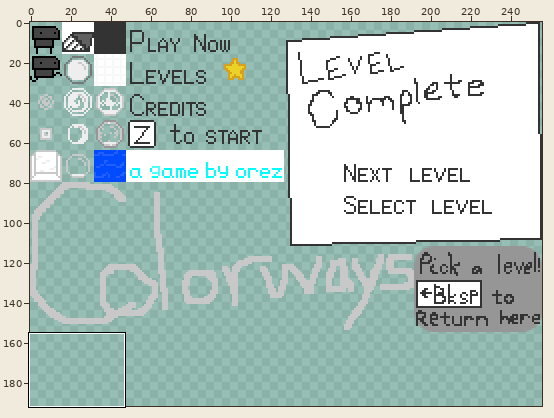
Two states of a sprite sheet, bin/spritesheet.png. The first picture is a wide view before the edit; the outline marks the close-up.
Close-up. Old version:
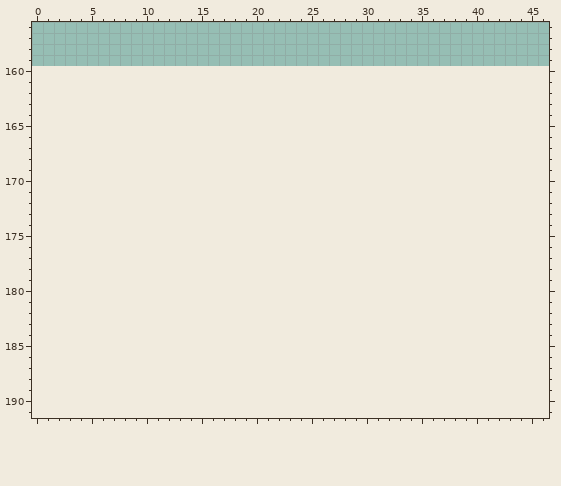
The file is 256x160 pixels. Pixels under 10% opacity are left out. Colours within 5 levels of each other are drawn and written as one. Shown: x 0..46, y 156..191. The old version is drawn lined up with the new one, on the new canvas.
Palette (. is transparent): 
After:
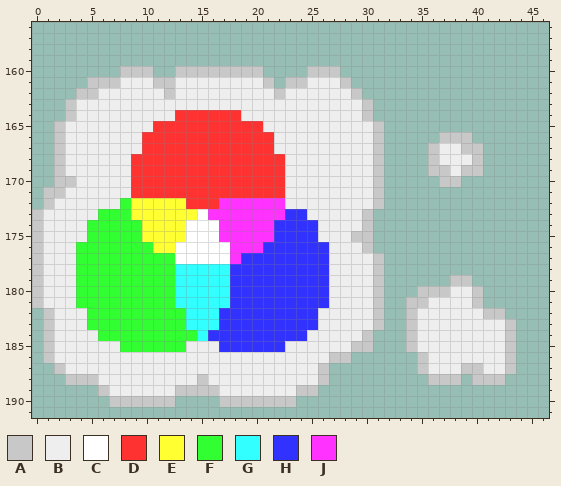
Colours new in this view: A #c8c8c8  B #eeeeee  C #ffffff  D #ff3232  E #ffff32  F #32ff32  G #32ffff  H #3232ff  J #ff32ff
Author's note on the commit: Add a color wheel
Change:
canvas 256x160 -> 256x192
Changed rows in their new state; - is an unchanged pixel.
first column x 0:
160 --------AAA--AAAAAAAA----AAA----------------
161 -----AAABBBAABBBBBBBBA-AABBBA---------------
162 ----AABBBBBBABBBBBBBBBABBBBBBA--------------
163 ---ABBBBBBBBBBBBBBBBBBBBBBBBBBA-------------
164 ---ABBBBBBBBBDDDDDDBBBBBBBBBBBA-------------
165 --ABBBBBBBBDDDDDDDDDDBBBBBBBBBBA------------
166 --ABBBBBBBDDDDDDDDDDDDBBBBBBBBBA-----AAA----
167 --ABBBBBBBDDDDDDDDDDDDBBBBBBBBBA----ABBAA---
168 --ABBBBBBDDDDDDDDDDDDDDBBBBBBBBA----ABBBA---
169 --ABBBBBBDDDDDDDDDDDDDDBBBBBBBBA----AABAA---
170 --AABBBBBDDDDDDDDDDDDDDBBBBBBBBA-----AA-----
171 -AABBBBBBDDDDDDDDDDDDDDBBBBBBBBA------------
172 -ABBBBBBFEEEEEDDDJJJJJJBBBBBBBBA------------
173 ABBBBBFFFEEEEEECJJJJJJJHHBBBBBA-------------
174 ABBBBFFFFFEEEECCCJJJJJHHHHBBBBA-------------
175 ABBBBFFFFFEEEECCCJJJJJHHHHBBBAA-------------
176 ABBBFFFFFFFEECCCCCJJJHHHHHHBBBA-------------
177 ABBBFFFFFFFFFCCCCCJHHHHHHHHBBBBA------------
178 ABBBFFFFFFFFFGGGGGHHHHHHHHHBBBBA------------
179 ABBBFFFFFFFFFGGGGGHHHHHHHHHBBBBA------AA----
180 ABBBFFFFFFFFFGGGGGHHHHHHHHHBBBBA---AAABBA---
181 ABBBFFFFFFFFFGGGGGHHHHHHHHHBBBBA--AABBBBA---
182 -ABBBFFFFFFFFFGGGHHHHHHHHHBBBBBA--ABBBBBBAA-
183 -ABBBFFFFFFFFFGGGHHHHHHHHHBBBBBA--ABBBBBBBBA
184 -ABBBBFFFFFFFFFGHHHHHHHHHBBBBBA---ABBBBBBBBA
185 -ABBBBBBFFFFFFBBBHHHHHHBBBBBBAA---ABBBBBBBBA
186 -ABBBBBBBBBBBBBBBBBBBBBBBBBAA------ABBBBBBBA
187 --ABBBBBBBBBBBBBBBBBBBBBBBA--------ABBBAABBA
188 ---AAABBBBBBBBBABBBBBBBBBBA---------AAA-AAA-
189 ------ABBBBBBAAAABBBBBBBAA------------------
190 -------AAAAAA----AAAAAAA--------------------
Changed places in both close-ups, as pixel boxes (x1, y1, x2, y2):
added: (32, 66, 516, 407)
